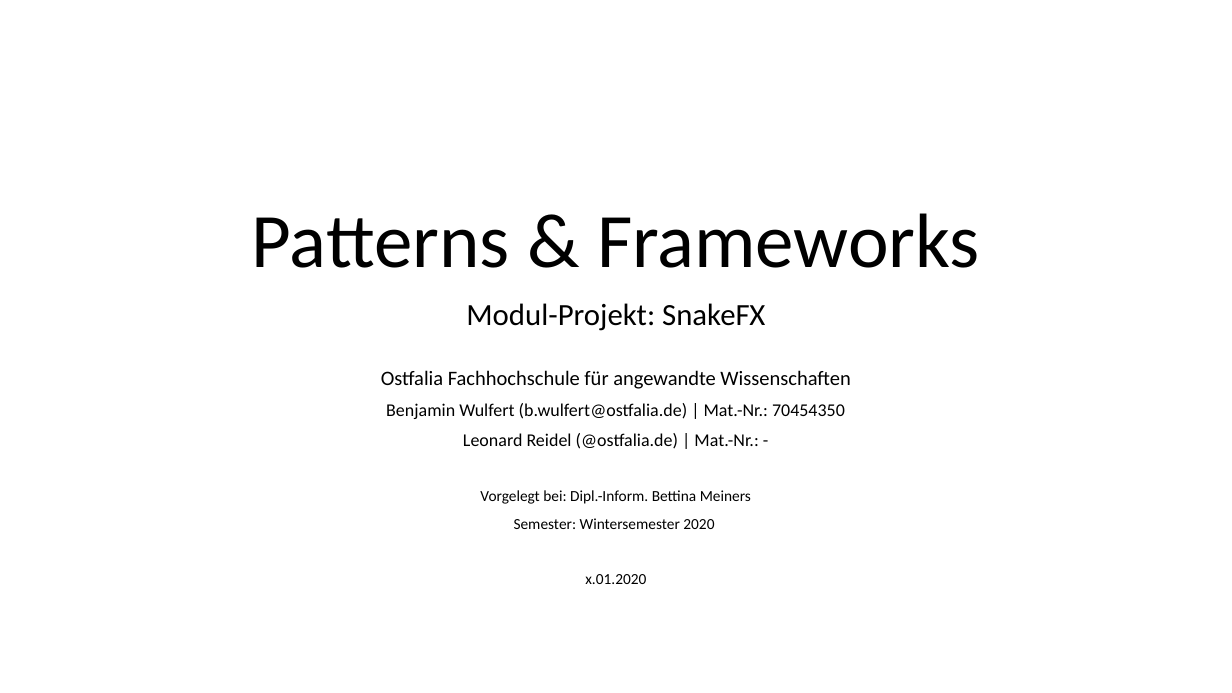
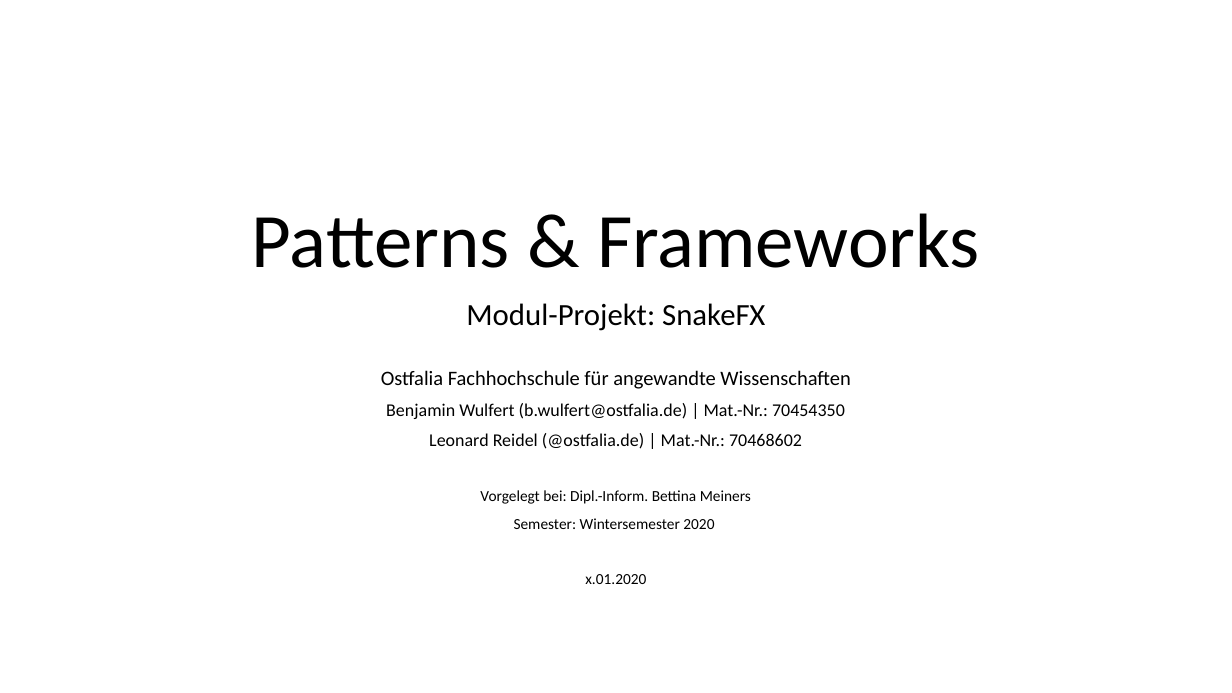
Before and after one commit to benjaminfoo/SnakeFX, a slide deck: slide 1 of docs/00_Praesentation/PF_SnakeFX.pptx. Drawn at 1232x693 pixels with LibreOffice and Linux fonts; fonts in the diff are those of the drawing. Boxes give left, top, right and bottom in pixels: in the first picture for what was removed or moved away, otherwise in the second. Text is boxed around its words. In the diff, an @@ line names an element or a change of style, - is before the commit and + after.

```diff
--- a/docs/00_Praesentation/PF_SnakeFX.pptx
+++ b/docs/00_Praesentation/PF_SnakeFX.pptx
@@ subtitle at (429, 433, 802, 449): text changed @@
-Leonard Reidel (@ostfalia.de) | Mat.-Nr.: -
+Leonard Reidel (@ostfalia.de) | Mat.-Nr.: 70468602
```
Also in this commit, not shown: 11 other files.
